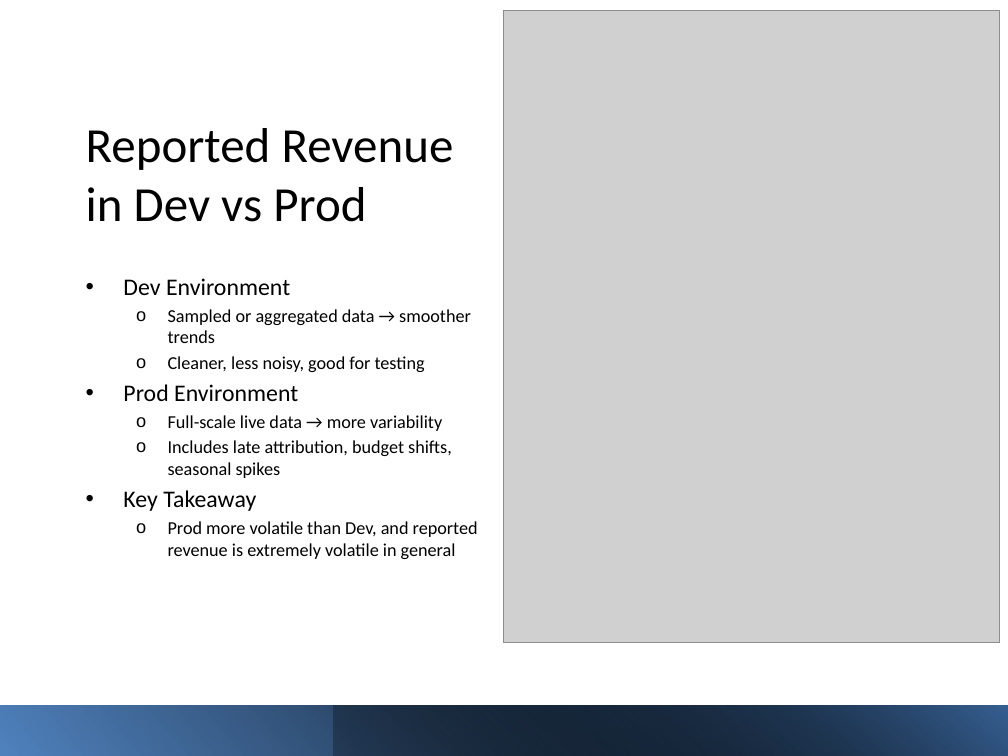
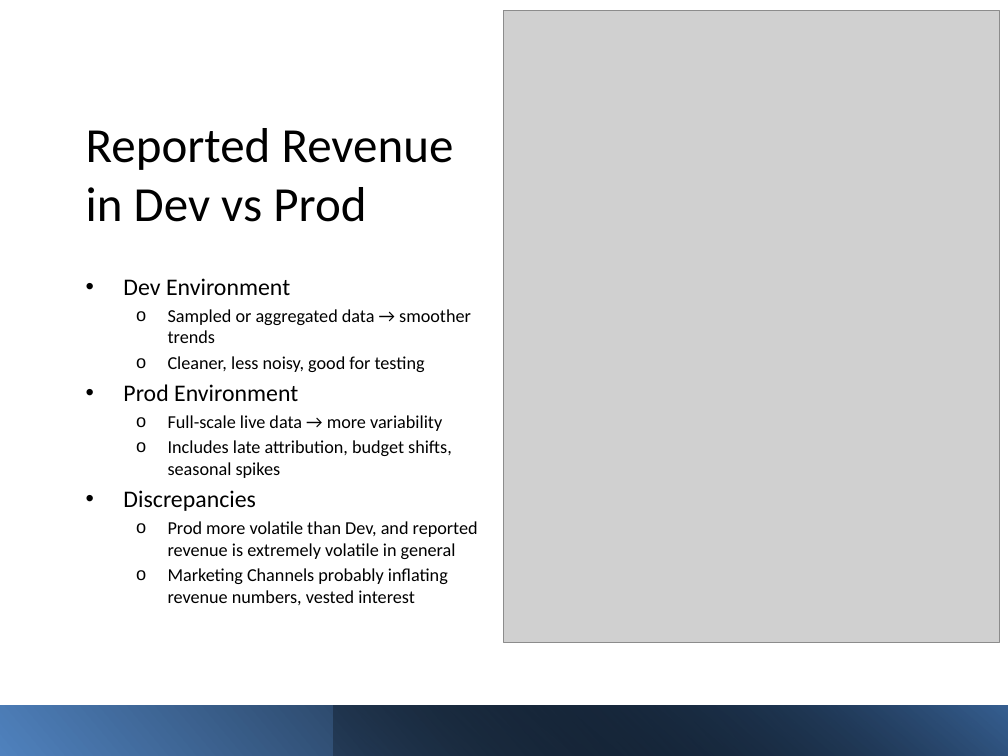
Before and after one commit to dannyxia7/Marketing_Mix_Model_Analysis, a slide deck: slide 2 of Marketing_ROI_Analysis.pptx. Drawn at 1008x756 pixels with LibreOffice and Linux fonts; fonts in the diff are those of the drawing; grey boxes stand for pictures. Boxes give left, top, right and bottom in pixels: in the first picture for what was removed or moved away, otherwise in the second. Text is boxed around its words. In the diff, an @@ line names an element or a change of style, - is before the commit and + after.

```diff
--- a/Marketing_ROI_Analysis.pptx
+++ b/Marketing_ROI_Analysis.pptx
@@ text at [123,490,255,511]: text changed @@
-• Key Takeaway
+• Discrepancies
@@ text at [168,568,448,605]: paragraph added @@
+  o Marketing Channels probably inflating revenue numbers, vested interest
```
Also in this commit, not shown: 1 other slide changed.
